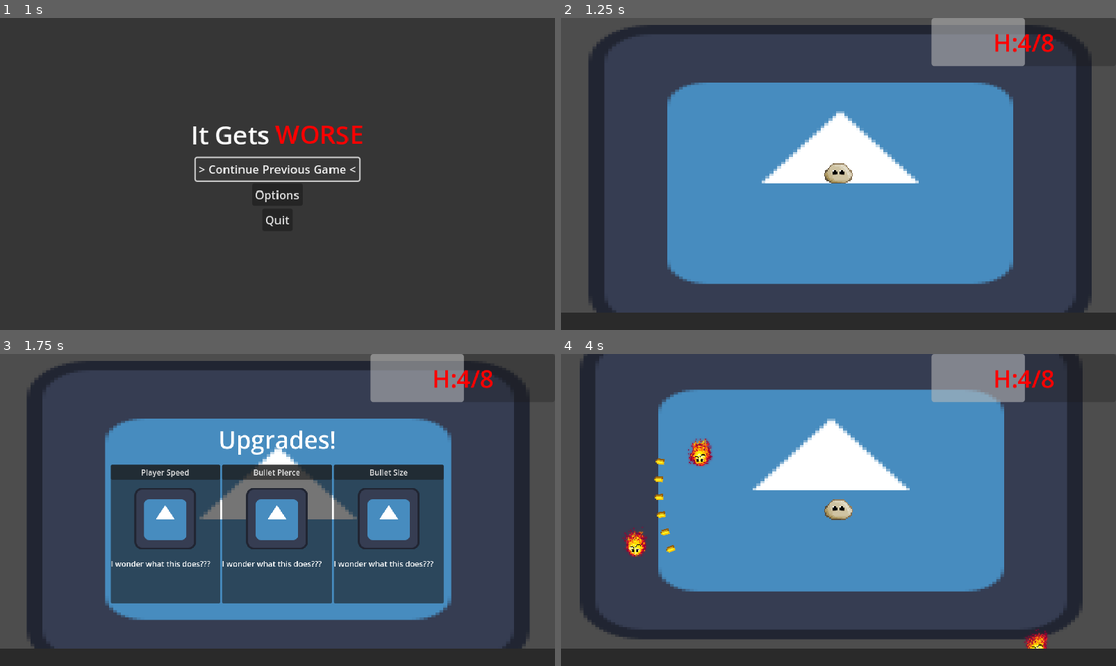
Above: before the commit, frames 1-4 (two rows, left to right).
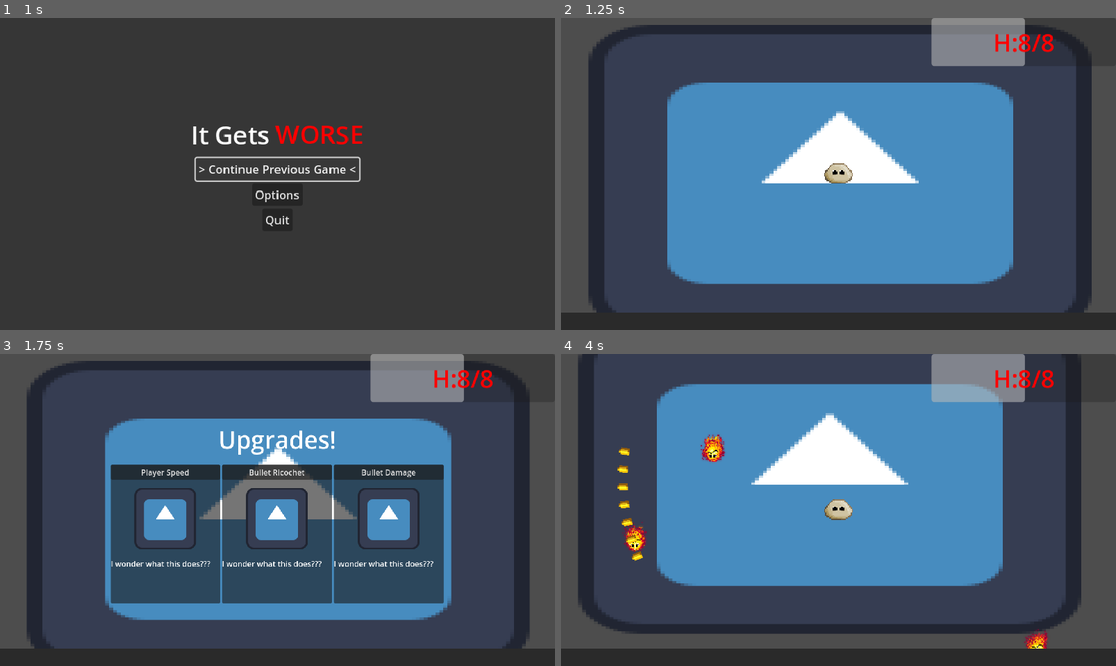
Above: after the commit, the same moments.

Repository: PixelSaver/it-gets-worse
Game: Godot game, scene res://UI/main_menu.tscn
Same seed, same stepped clock (60 frames per second), same inputs: the game is played once before the commit and once after it. The engine's default icon, where the game draws it, is replaced by a stand-in: a white triangle on a blue panel in a dark square.
Inputs (mouse positions are in pixels of both pictures, inside the frame that each line leads up to):
- Up to frame 1 (1 s): click "> Continue Previous Game <" at 0.5 s
- Up to frame 2 (1.25 s): no input
- Up to frame 3 (1.75 s): tap Enter at 1.25 s; move the mouse to (399, 494) at 1.27 s; hold D (right) from 1.28 s (still down); tap U (u) at 1.35 s
- Up to frame 4 (4 s): release D (right) at 2 s; click (727, 534) at 2.02 s; move the mouse to (727, 525) at 2.77 s; hold S (down) 2.78-3.5 s; click (727, 525) at 2.85 s; tap U (u) at 3.05 s; click (727, 534) at 3.5 s

Frame 1 is identical in both runs. In frame 2, less than 0.1% of the frame differs, in the area x 82-85%, y 5-12%; in frame 3, 0.3%; in frame 4, 8.7%, in the area x 3-94%, y 0-95%.

Commit message:
small fixes to health and exp bar

Diff:
--- a/Scripts/Components/HealthComponent.gd
+++ b/Scripts/Components/HealthComponent.gd
@@ -17,6 +17,10 @@
 
 func _ready() -> void:
 	health = max_health
+	await get_tree().process_frame
+	await get_tree().process_frame
+	await get_tree().process_frame
+	health_changed.emit(health, max_health)
 
 func damage(attack: Attack):
 	damage_queue.append(attack)
@@ -48,5 +52,5 @@
 ## Takes in a multiplier to affect max health proportionally
 func update_max_health(max_multiplier:float):
 	print("max health updated")
+	health *= max_multiplier
 	max_health *= max_multiplier
-	health *= max_multiplier
--- a/Scripts/Editor Scripts/resource_tool.gd
+++ b/Scripts/Editor Scripts/resource_tool.gd
@@ -1,5 +1,12 @@
 @tool
 extends EditorScript
+
+## Change this to append something on this specific wave of resources
+const STRING_MOD = ""
+## Only use this to change to inverse
+const ADDON_MULT = 1
+
+const OUTPUT_DIRECTORY = "res://Upgrades/Strategies"
 
 const OUTPUT_EXTENSION = ".tres"
 
@@ -49,10 +56,7 @@
 	var filename = script_path.get_file().get_basename()
 	var clean_name = _clean_strategy_name(filename)
 
-	# Change this path to wherever you want the resources
-	var output_dir = "res://Upgrades/Resources"  # Or "res://Resources" or any path you want
-
-	return output_dir + "/" + clean_name.to_snake_case() + OUTPUT_EXTENSION
+	return OUTPUT_DIRECTORY + "/" + clean_name.to_snake_case() + STRING_MOD + OUTPUT_EXTENSION
 
 func _clean_strategy_name(name: String) -> String:
 	# Remove "Strategy" suffix if present
--- a/Scripts/player.gd
+++ b/Scripts/player.gd
@@ -26,8 +26,8 @@
 	Global.player = self
 
 	await get_tree().process_frame
-	for upgrade in Global.upgrade_manager.all_upgrades:
-		add_upgrade(upgrade)
+	for i in range(15):
+		add_upgrade(Global.upgrade_manager.pick_random(1)[0])
 
 func _physics_process(delta: float) -> void:
 	if Input.is_action_pressed("left_click") and gun_automatic:
